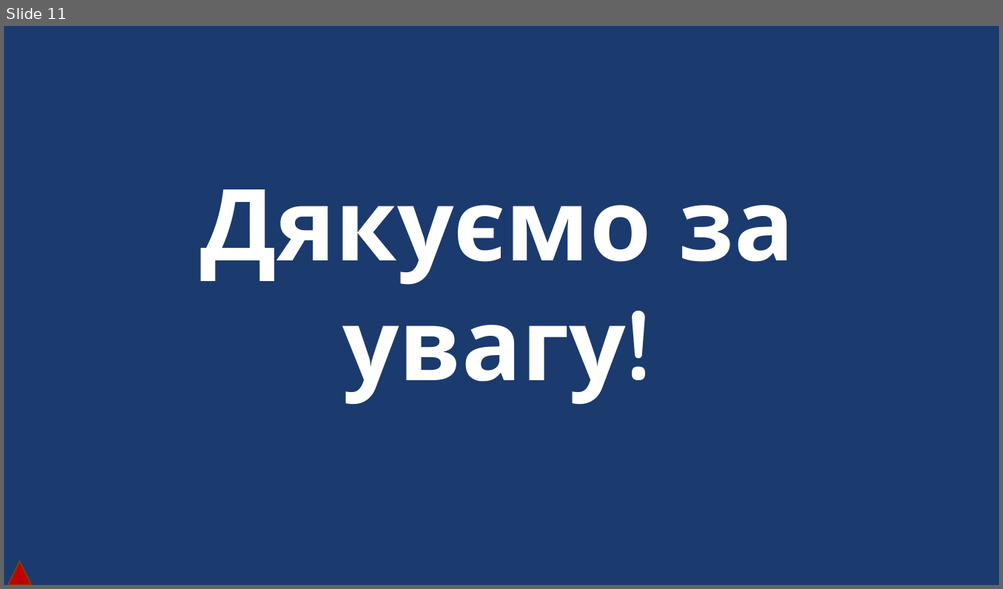
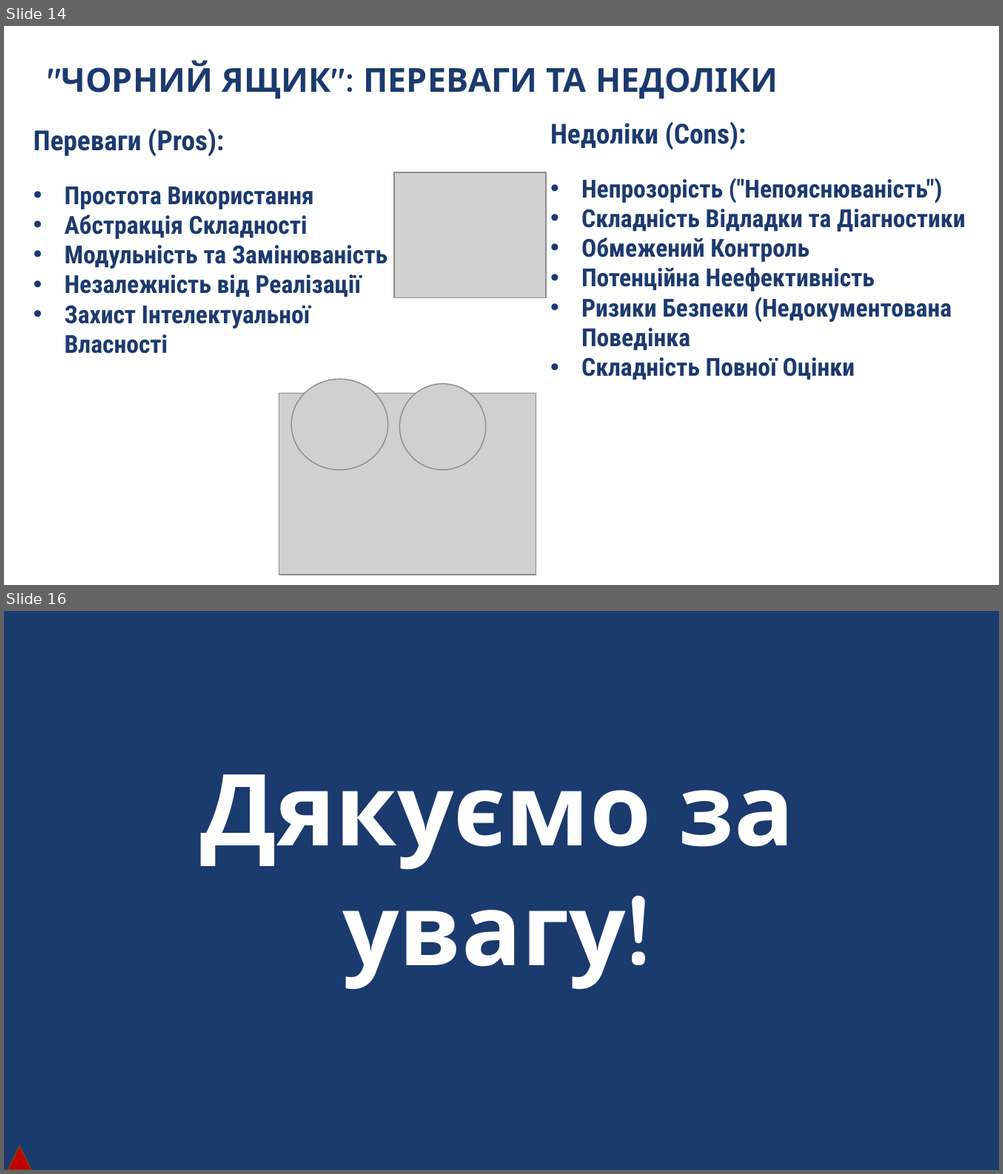
Before and after one commit to DaniilKhortov/BlackBox, a slide deck: BlackBox.pptx. Shown one above the other, each under a label of ours: slide 11 before the commit, slides 14 and 16 after it; the slides between them are not shown. The pictures are 1003x589 and 1003x1174 pixels, drawn with LibreOffice and Linux fonts; fonts in the diff are those of the drawing; grey boxes stand for pictures; background and template pictures are left out. Boxes give left, top, right and bottom in pixels: in the first picture for what was removed or moved away, otherwise in the second. Text is boxed around its words. In the diff, an @@ line names an element or a change of style, - is before the commit and + after.

```diff
--- a/BlackBox.pptx
+++ b/BlackBox.pptx
@@ slide 14 added at box(4, 26, 999, 585), background #FFFFFF @@
@@ text added at box(62, 61, 777, 99), 24 pt, text #1B3A6E, bold @@
+"ЧОРНИЙ ЯЩИК": ПЕРЕВАГИ ТА НЕДОЛІКИ
@@ text added at box(34, 128, 387, 354), 18 pt, text #1B3A6E, bold @@
+Переваги (Pros):
+• Простота Використання
+• Абстракція Складності
+• Модульність та Замінюваність
+• Незалежність від Реалізації
+• Захист Інтелектуальної Власності
@@ text added at box(550, 121, 965, 380), 18 pt, text #1B3A6E, bold @@
+Недоліки (Cons):
+• Непрозорість ("Непояснюваність")
+• Складність Відладки та Діагностики
+• Обмежений Контроль
+• Потенційна Неефективність
+• Ризики Безпеки (Недокументована Поведінка
+• Складність Повної Оцінки
@@ picture added at box(394, 173, 546, 298) @@
@@ picture added at box(291, 379, 388, 469) @@
@@ picture added at box(279, 393, 535, 575) @@
@@ picture added at box(400, 384, 486, 471) @@
@@ what was slide 11 is now slide 16 @@
```
Also in this commit, not shown: 1 slide changed, 13 other slides added, 9 slides removed, 6 other files.
